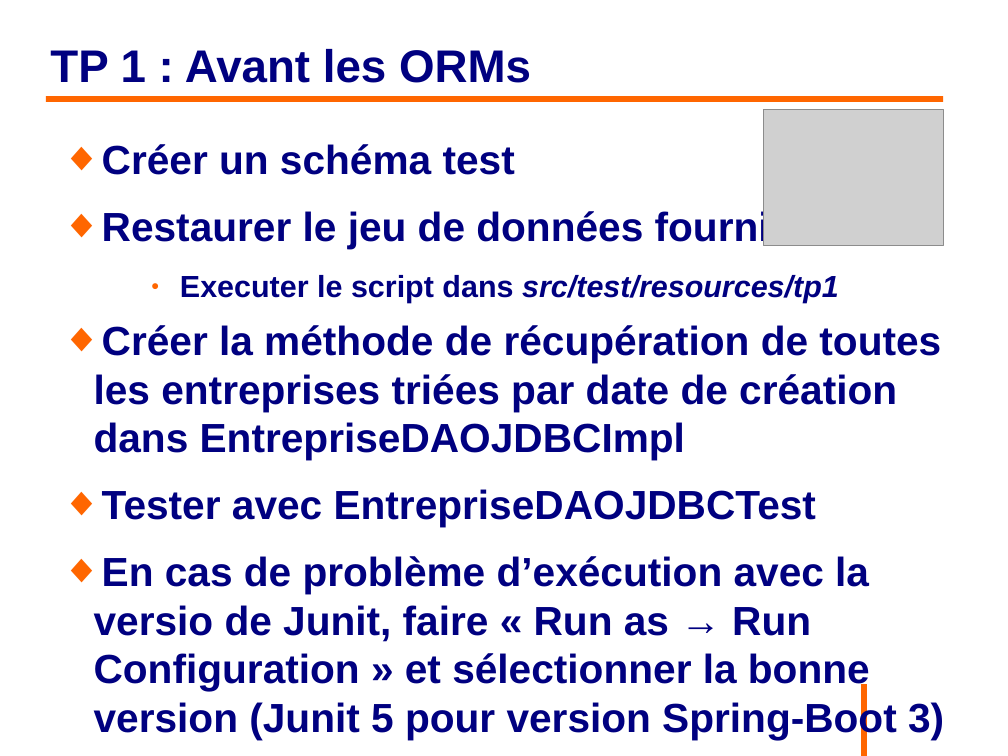
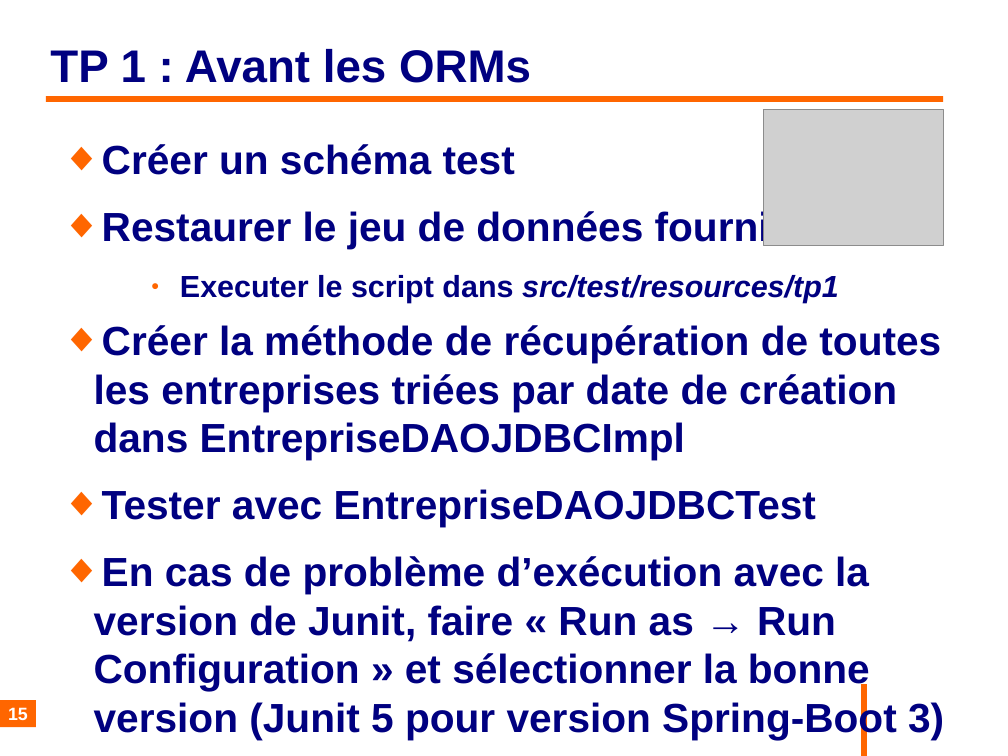
Before and after one commit to philphils/formation-hibernate-basique, a slide deck: slide 15 of Documentation/diapo_formation_hibernate.odp. Drawn at 1008x756 pixels with LibreOffice and Linux fonts; fonts in the diff are those of the drawing; grey boxes stand for pictures; background and template pictures are left out. Boxes give left, top, right and bottom in pixels: in the first picture for what was removed or moved away, otherwise in the second. Text is boxed around its words. In the diff, an @@ line names an element or a change of style, - is before the commit and + after.

```diff
--- a/Documentation/diapo_formation_hibernate.odp
+++ b/Documentation/diapo_formation_hibernate.odp
@@ text at (94, 556, 944, 740): text changed @@
-◆ En cas de problème d’exécution avec la versio de Junit, faire « Run as → Run Configuration » et sélectionner la bonne version (Junit 5 pour version Spring-Boot 3)
+◆ En cas de problème d’exécution avec la version de Junit, faire « Run as → Run Configuration » et sélectionner la bonne version (Junit 5 pour version Spring-Boot 3)
@@ page number added at (0, 701, 36, 728), fill #FF6600, 14 pt, text #FFFFFF, bold @@
+15
```
Also in this commit, not shown: 180 other slides changed.
